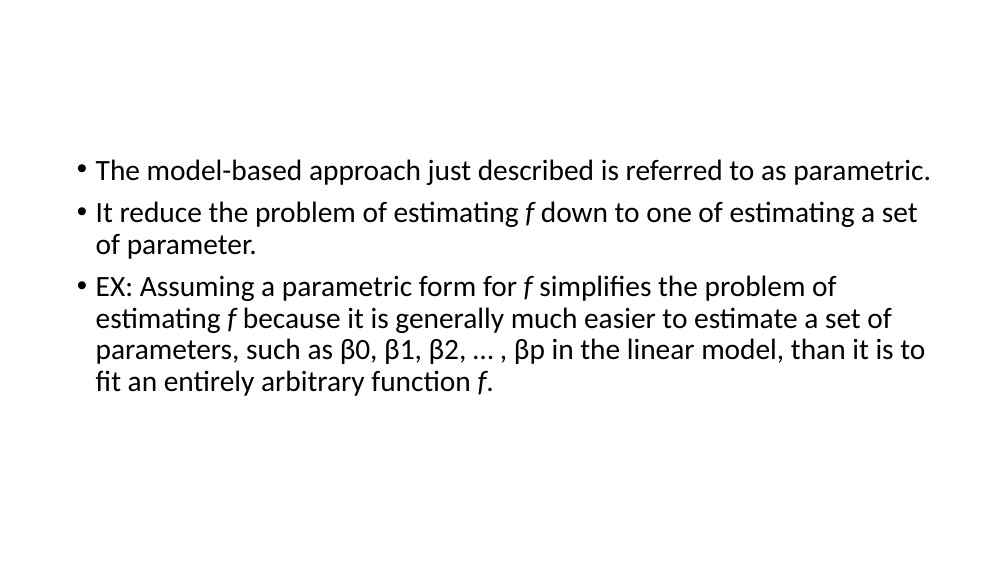
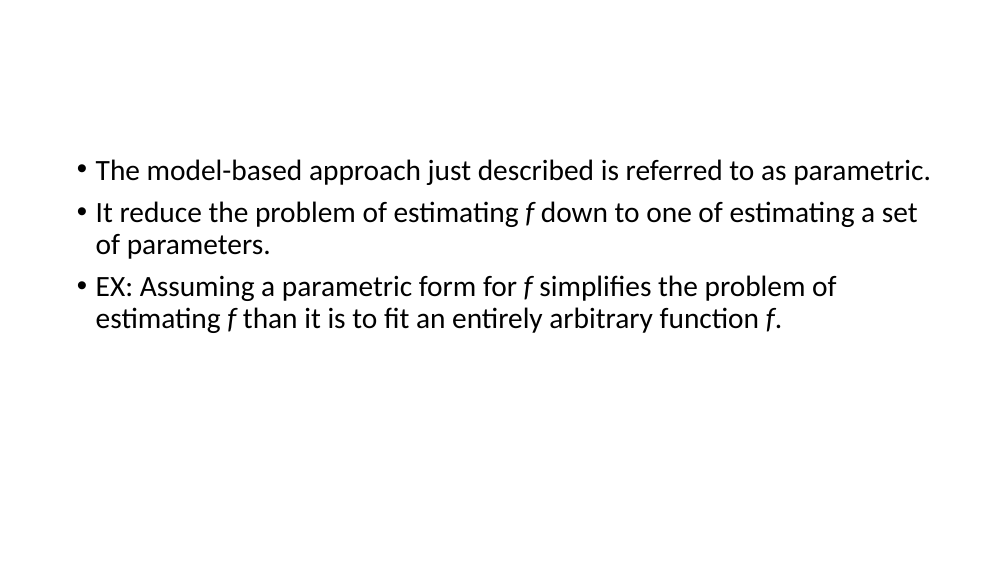
Before and after one commit to TseChapman/PresentationMaterials, a slide deck: slide 14 of Presentation Materials/Chapter 2/Chapter 2 Presentation.pptx (slide 13 before the commit). Drawn at 1008x567 pixels with LibreOffice and Linux fonts; fonts in the diff are those of the drawing. Boxes give left, top, right and bottom in pixels: in the first picture for what was removed or moved away, otherwise in the second. Text is boxed around its words. In the diff, an @@ line names an element or a change of style, - is before the commit and + after.

```diff
--- a/Presentation Materials/Chapter 2/Chapter 2 Presentation.pptx
+++ b/Presentation Materials/Chapter 2/Chapter 2 Presentation.pptx
@@ text at (96, 201, 918, 333): text changed @@
-• It reduce the problem of estimating f down to one of estimating a set of parameter.
-• EX: Assuming a parametric form for f simplifies the problem of estimating f because it is generally much easier to estimate a set of parameters, such as β0, β1, β2, … , βp in the linear model, than it is to fit an entirely arbitrary function f.
+• It reduce the problem of estimating f down to one of estimating a set of parameters.
+• EX: Assuming a parametric form for f simplifies the problem of estimating f than it is to fit an entirely arbitrary function f.
```
Also in this commit, not shown: 8 other slides changed, 6 slides added, 3 slides removed, 5 other files.
